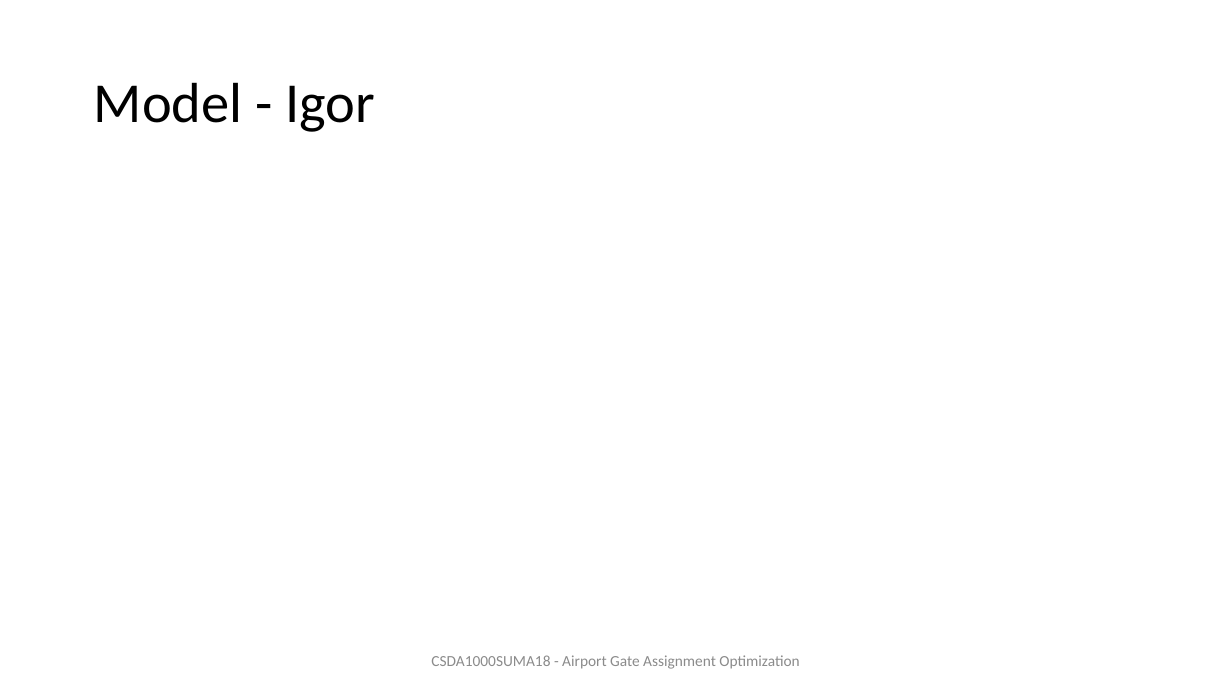
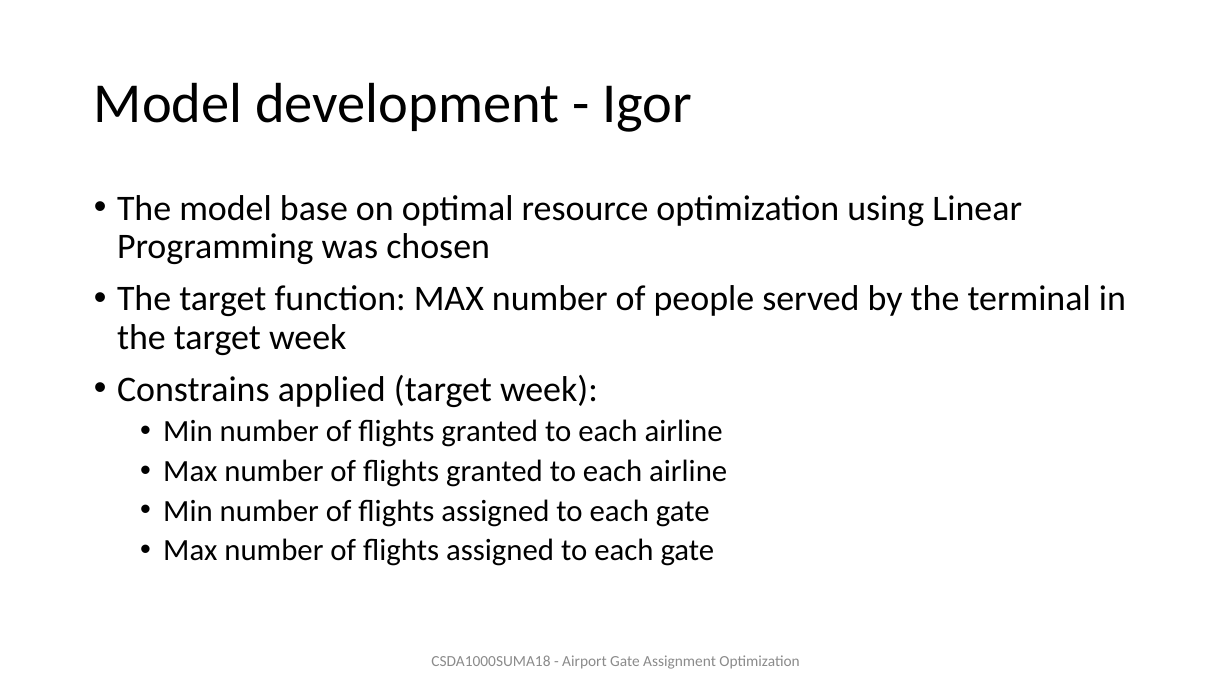
Before and after one commit to ivbsoftware/big-data-final, a slide deck: slide 15 of docs/slideshow/draft-Final Presentation.pptx (slide 17 before the commit). Drawn at 1232x693 pixels with LibreOffice and Linux fonts; fonts in the diff are those of the drawing. Boxes give left, top, right and bottom in pixels: in the first picture for what was removed or moved away, otherwise in the second. Text is boxed around its words. In the diff, an @@ line names an element or a change of style, - is before the commit and + after.

Commit message:
Model description and results

```diff
--- a/docs/slideshow/draft-Final Presentation.pptx
+++ b/docs/slideshow/draft-Final Presentation.pptx
@@ title at <box>94,82,692,132</box>: text changed @@
-Model - Igor
+Model development - Igor
@@ text added at <box>117,195,1126,566</box>, 28 pt, text #000000 @@
+• The model base on optimal resource optimization using Linear Programming was chosen
+• The target function: MAX number of people served by the terminal in the target week
+• Constrains applied (target week):
+  • Min number of flights granted to each airline
+  • Max number of flights granted to each airline
+  • Min number of flights assigned to each gate
+  • Max number of flights assigned to each gate
```
Also in this commit, not shown: 2 other slides changed, 7 slides added, 1 slide removed, 1 other file.
